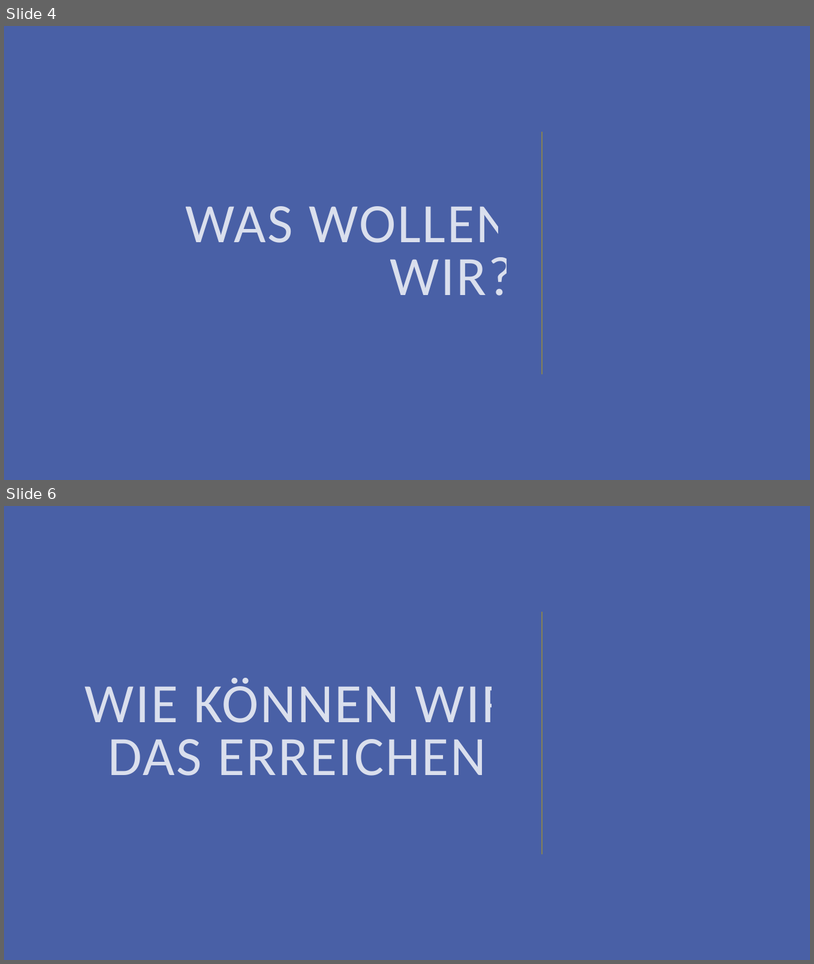
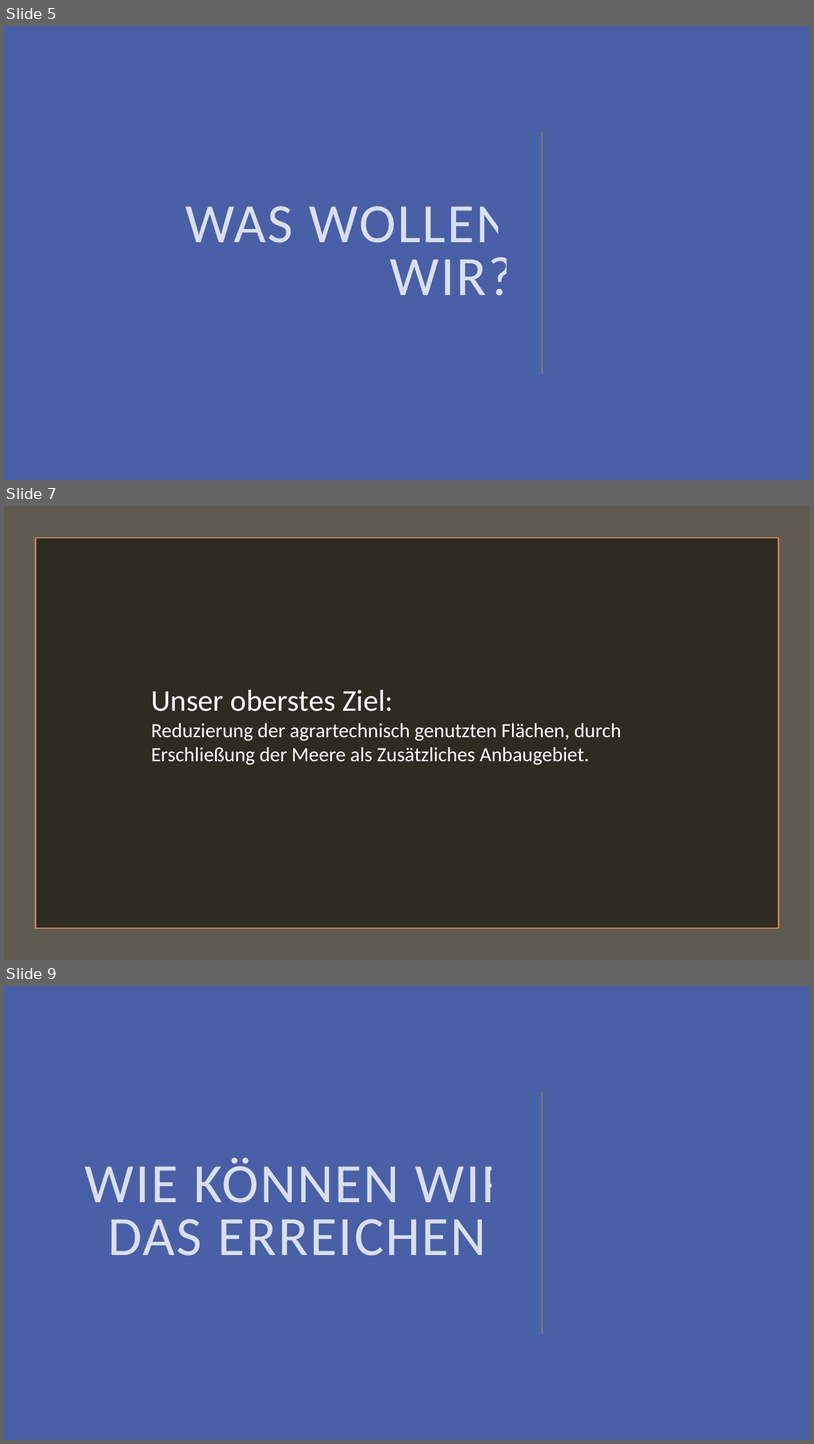
Before and after one commit to plastikpamaro/MKon, a slide deck: Firmenpräsentation.pptx. Shown one above the other, each under a label of ours: slides 4 and 6 before the commit, slides 5, 7 and 9 after it; the slides between them are not shown. The pictures are 814x964 and 814x1444 pixels, drawn with LibreOffice and Linux fonts; fonts in the diff are those of the drawing. Boxes give left, top, right and bottom in pixels: in the first picture for what was removed or moved away, otherwise in the second. Text is boxed around its words. In the diff, an @@ line names an element or a change of style, - is before the commit and + after.

```diff
--- a/Firmenpräsentation.pptx
+++ b/Firmenpräsentation.pptx
@@ slide 7 added at (4,506,810,960), background #4960A6 @@
@@ rectangle added at (4,506,810,960), fill #605B4F @@
@@ rectangle added at (35,538,779,928), fill #2E2B21, outline #C17F63 1.75 pt @@
@@ text added at (151,690,621,765), 24 pt, text #FFFFFF @@
+Unser oberstes Ziel:
+Reduzierung der agrartechnisch genutzten Flächen, durch Erschließung der Meere als Zusätzliches Anbaugebiet.
@@ what was slide 4 is now slide 5 @@
@@ what was slide 6 is now slide 9 @@
```
Also in this commit, not shown: 5 other slides added, 3 slides removed, 1 other file.
